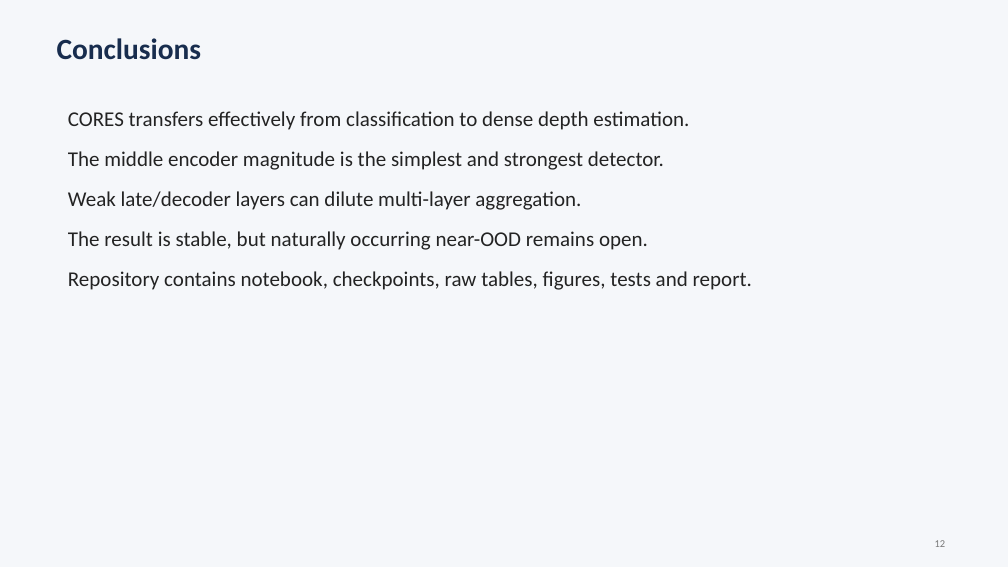
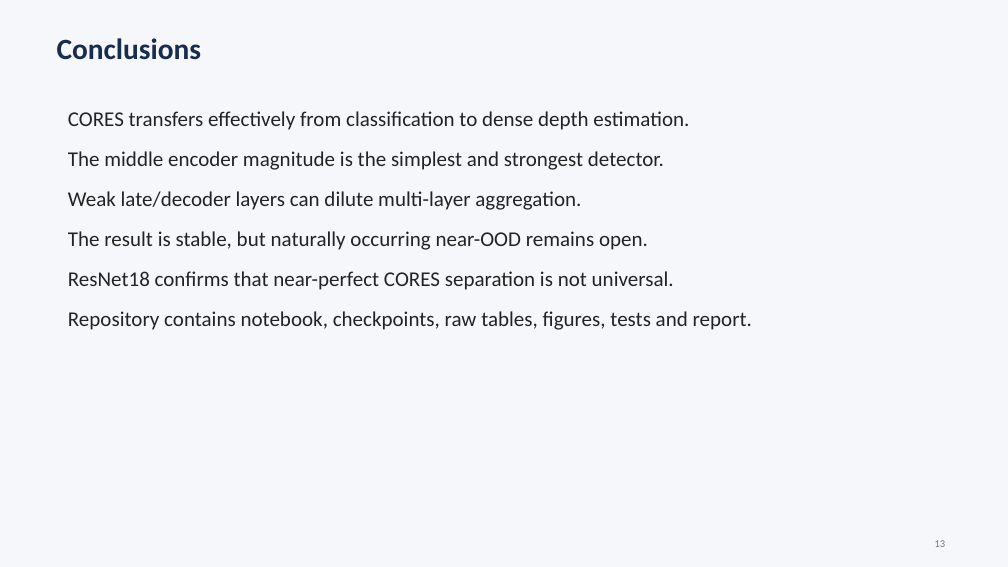
Before and after one commit to Plomo-02/Project2_CV, a slide deck: slide 13 of presentation/CORES_MDE_presentation.pptx (slide 12 before the commit). Drawn at 1008x567 pixels with LibreOffice and Linux fonts; fonts in the diff are those of the drawing. Boxes give left, top, right and bottom in pixels: in the first picture for what was removed or moved away, otherwise in the second. Text is boxed around its words. In the diff, an @@ line names an element or a change of style, - is before the commit and + after.

```diff
--- a/presentation/CORES_MDE_presentation.pptx
+++ b/presentation/CORES_MDE_presentation.pptx
@@ text at (x1=68, y1=271, x2=674, y2=290): paragraph added @@
+ResNet18 confirms that near-perfect CORES separation is not universal.
```
Also in this commit, not shown: 1 other slide changed, 1 slide added, 35 other files.
